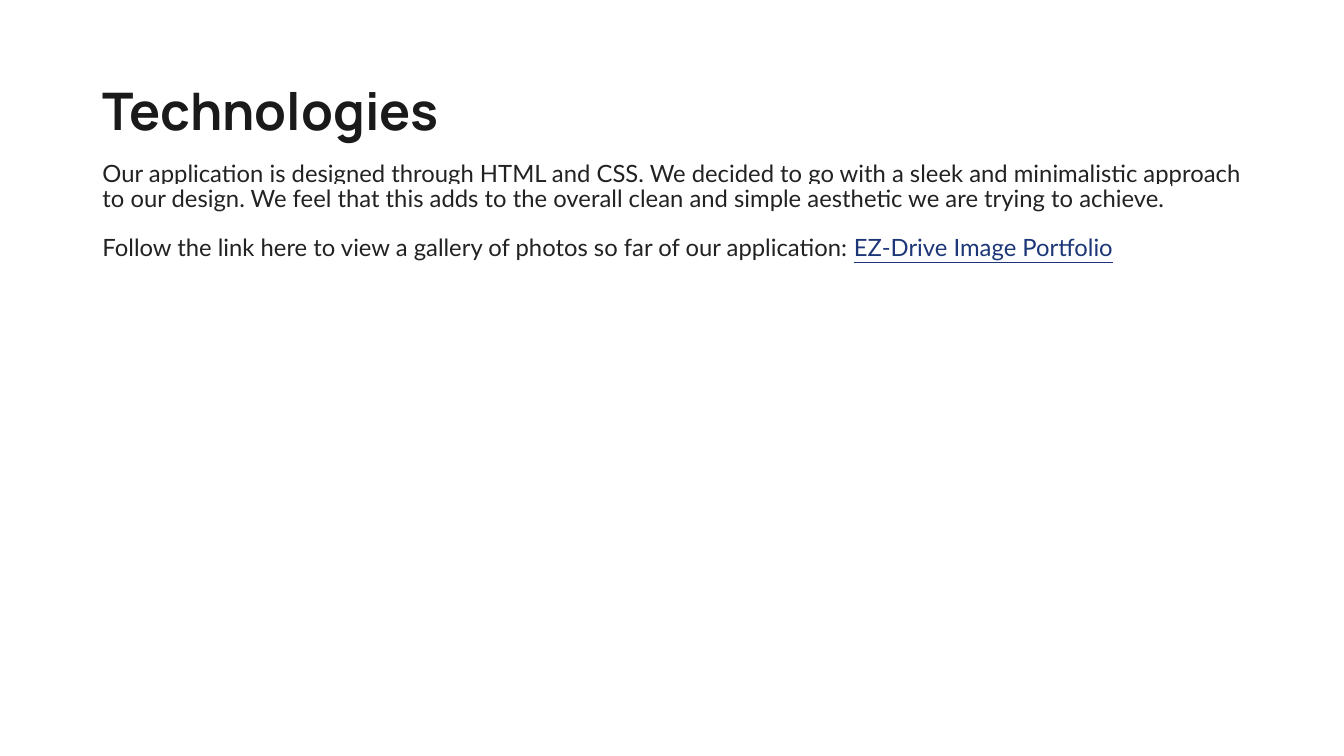
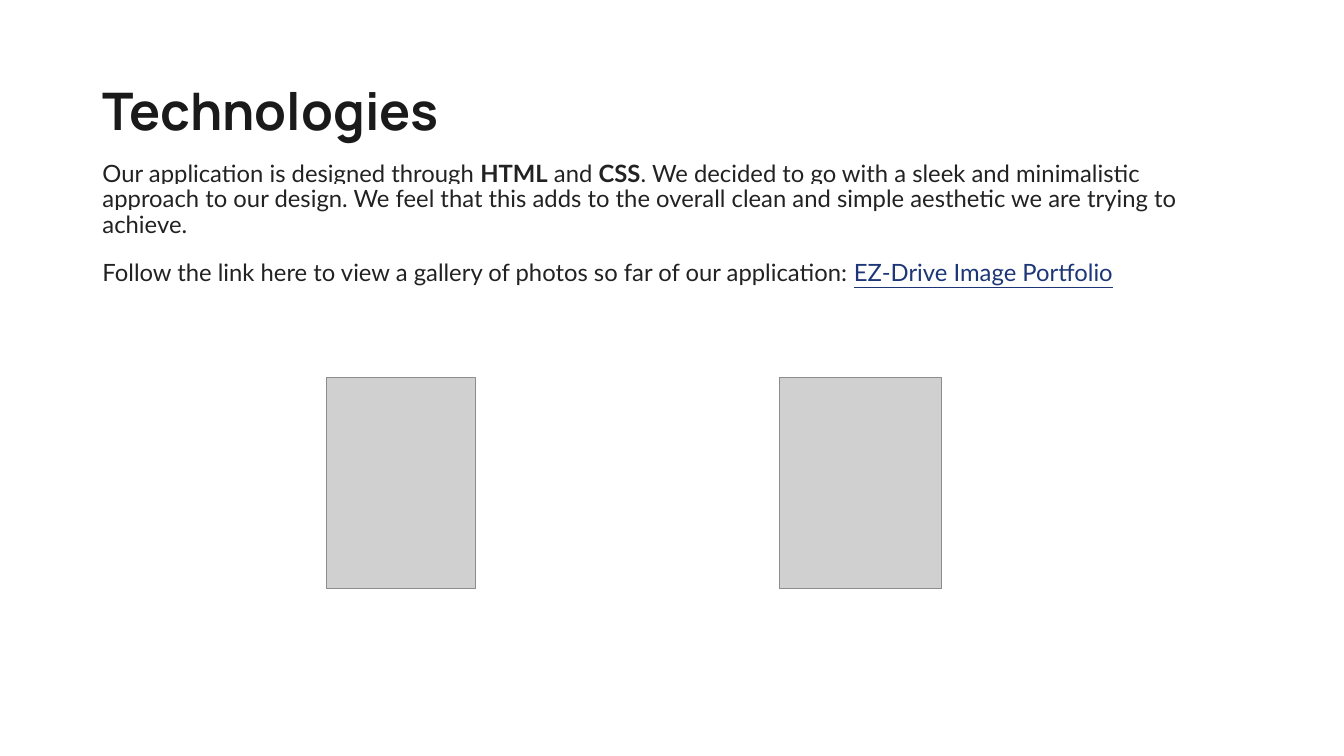
Before and after one commit to GRGalinger/Senior-Design, a slide deck: slide 15 of Files/SlideDeck/PresentationSlideDeck.pptx. Drawn at 1344x756 pixels with LibreOffice and Linux fonts; fonts in the diff are those of the drawing; grey boxes stand for pictures. Boxes give left, top, right and bottom in pixels: in the first picture for what was removed or moved away, otherwise in the second. Text is boxed around its words. In the diff, an @@ line names an element or a change of style, - is before the commit and + after.

```diff
--- a/Files/SlideDeck/PresentationSlideDeck.pptx
+++ b/Files/SlideDeck/PresentationSlideDeck.pptx
@@ text at bbox=[102, 164, 1176, 233]: bold on in "HTML CSS." @@
@@ picture added at bbox=[327, 378, 476, 589] @@
@@ picture added at bbox=[779, 378, 942, 589] @@
```
Also in this commit, not shown: 15 other slides changed.
